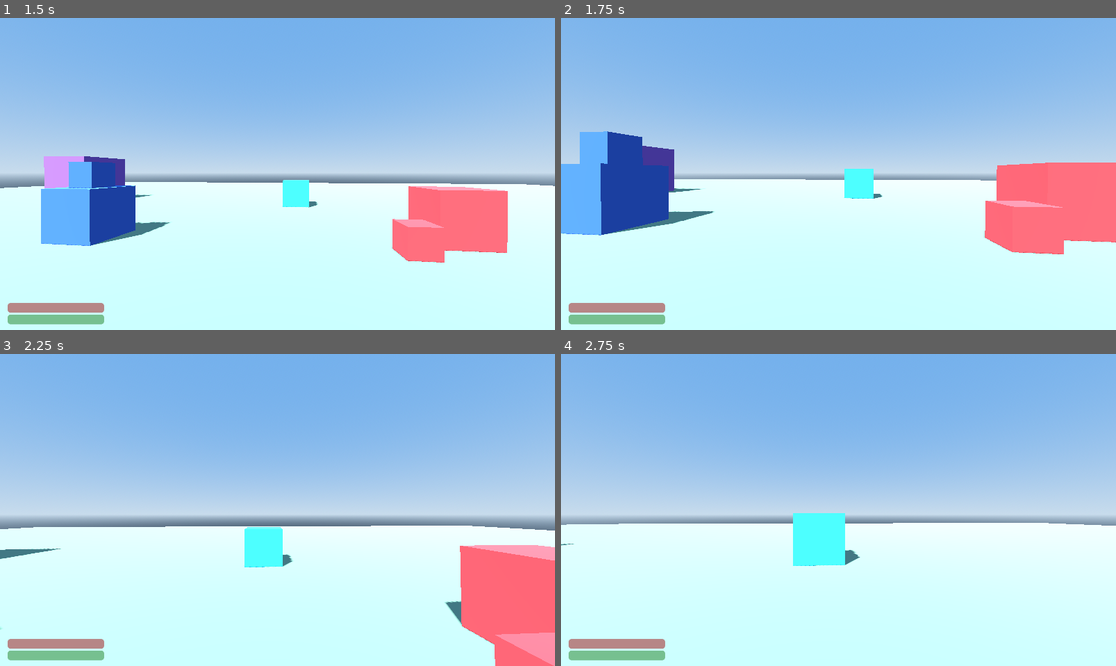
Above: before the commit, frames 1-4 (two rows, left to right).
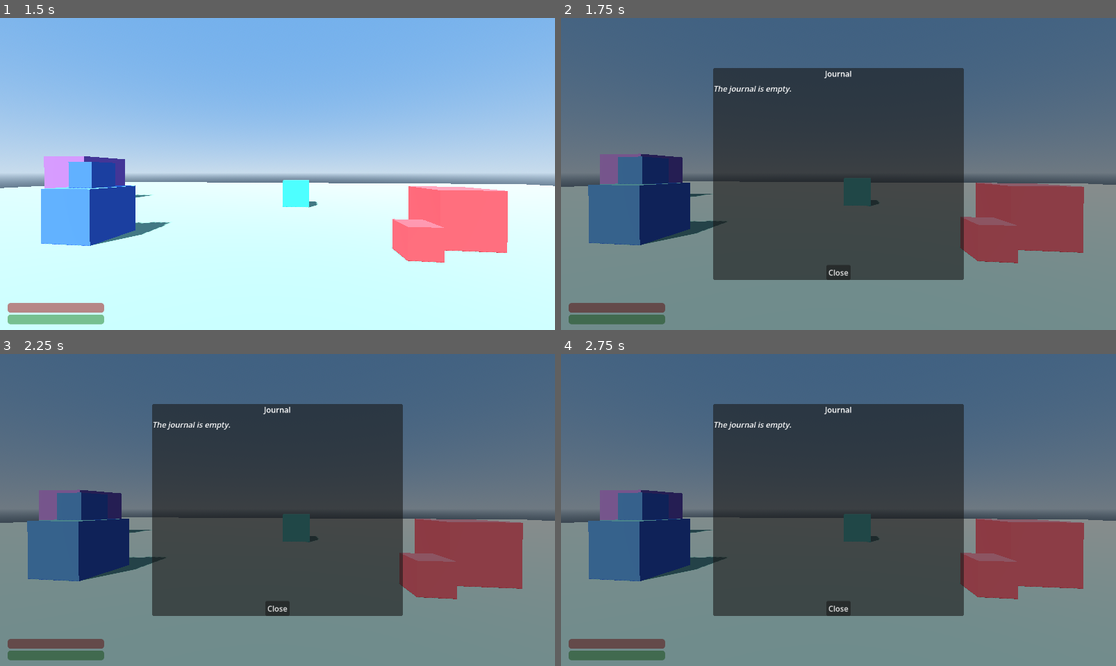
Above: after the commit, the same moments.

Repository: gatorpazz/open-world-game
Game: Godot game, scene res://scenes/main.tscn
Same seed, same stepped clock (60 frames per second), same inputs: the game is played once before the commit and once after it.
Inputs (mouse positions are in pixels of both pictures, inside the frame that each line leads up to):
- Up to frame 1 (1.5 s): tap Enter at 0.5 s; move the mouse to (305, 174) at 0.52 s; press the mouse at (305, 174) at 0.53 s; hold W (move_forward) from 0.53 s (still down); tap Space (jump) at 0.77, 1.07 s; tap E (interact) at 0.8, 1.35 s; move the mouse to (249, 174) at 1.27 s; release the mouse at (249, 174) at 1.28 s; click (249, 174) at 1.42 s
- Up to frame 2 (1.75 s): keep holding W (move_forward); tap Space (jump) at 1.52 s; tap J (journal, bound only after the commit) at 1.55 s
- Up to frame 3 (2.25 s): keep holding W (move_forward); tap Space (jump) at 1.82 s; move the mouse to (288, 503) at 2.02 s; hold J (journal, bound only after the commit) from 2.03 s (still down); click (288, 503) at 2.17 s
- Up to frame 4 (2.75 s): keep holding W (move_forward); keep holding J (journal, bound only after the commit); tap Space (jump) at 2.3 s

Frame 1 is identical in both runs. In frame 2, 100% of the frame differs, in the area x 0-100%, y 0-100%; in frame 3, 100%; in frame 4, 100%.

Commit message:
journal: J-key journal action and JournalPanel reader
Co-Authored-By: Claude Fable 5 <noreply@anthropic.com>

Diff:
--- a/project.godot
+++ b/project.godot
@@ -62,6 +62,11 @@
 , Object(InputEventJoypadMotion,"resource_local_to_scene":false,"resource_name":"","device":-1,"axis":5,"axis_value":1.0,"script":null)
 ]
 }
+journal={
+"deadzone": 0.2,
+"events": [Object(InputEventKey,"resource_local_to_scene":false,"resource_name":"","device":-1,"window_id":0,"alt_pressed":false,"shift_pressed":false,"ctrl_pressed":false,"meta_pressed":false,"pressed":false,"keycode":0,"physical_keycode":74,"key_label":0,"unicode":106,"location":0,"echo":false,"script":null)
+]
+}
 
 [layer_names]
 
--- /dev/null
+++ b/scenes/ui/journal_panel.tscn
@@ -0,0 +1,53 @@
+[gd_scene load_steps=2 format=3]
+
+[ext_resource type="Script" path="res://scripts/ui/journal_panel.gd" id="1_panel"]
+
+[node name="JournalPanel" type="CanvasLayer"]
+process_mode = 3
+script = ExtResource("1_panel")
+
+[node name="Dim" type="ColorRect" parent="."]
+anchors_preset = 15
+anchor_right = 1.0
+anchor_bottom = 1.0
+grow_horizontal = 2
+grow_vertical = 2
+mouse_filter = 0
+color = Color(0, 0, 0, 0.45)
+
+[node name="Panel" type="PanelContainer" parent="Dim"]
+layout_mode = 1
+anchors_preset = 8
+anchor_left = 0.5
+anchor_top = 0.5
+anchor_right = 0.5
+anchor_bottom = 0.5
+offset_left = -260.0
+offset_top = -220.0
+offset_right = 260.0
+offset_bottom = 220.0
+grow_horizontal = 2
+grow_vertical = 2
+
+[node name="Layout" type="VBoxContainer" parent="Dim/Panel"]
+layout_mode = 2
+theme_override_constants/separation = 8
+
+[node name="Title" type="Label" parent="Dim/Panel/Layout"]
+layout_mode = 2
+text = "Journal"
+horizontal_alignment = 1
+
+[node name="Entries" type="RichTextLabel" parent="Dim/Panel/Layout"]
+layout_mode = 2
+size_flags_vertical = 3
+bbcode_enabled = true
+scroll_following = true
+
+[node name="Buttons" type="HBoxContainer" parent="Dim/Panel/Layout"]
+layout_mode = 2
+alignment = 1
+
+[node name="Close" type="Button" parent="Dim/Panel/Layout/Buttons"]
+layout_mode = 2
+text = "Close"
--- a/scripts/player.gd
+++ b/scripts/player.gd
@@ -1,8 +1,10 @@
 class_name Player
 extends CharacterBody3D
 ## First-person player controller: WASD to move, mouse to look, Space to
-## jump, E to interact, LMB to attack (while captured), Esc to release
-## the mouse (click to recapture).
+## jump, E to interact, LMB to attack (while captured), J to read the
+## journal, Esc to release the mouse (click to recapture).
+
+const JOURNAL_PANEL_SCENE := preload("res://scenes/ui/journal_panel.tscn")
 
 @export var speed := 6.0
 @export var jump_velocity := 4.8
@@ -11,6 +13,8 @@
 ## The player's journal (spec 005) — injected identity like the sheet and
 ## inventory; a fresh one is built in _ready only when none was injected.
 var journal: Journal
+
+var _journal_panel: JournalPanel = null
 
 @onready var head: Node3D = $Head
 @onready var detector: InteractionDetector = $Head/Camera3D/InteractionDetector
@@ -38,6 +42,21 @@
 	return speed * inventory_component.get_speed_multiplier()
 
 
+## Opens the journal reader (spec 005). Closing while open is the panel's
+## job — it pauses the tree, so this handler never fires while it is up.
+func open_journal() -> void:
+	if _journal_panel != null:
+		return
+	_journal_panel = JOURNAL_PANEL_SCENE.instantiate()
+	add_child(_journal_panel)
+	_journal_panel.closed.connect(_on_journal_panel_closed)
+	_journal_panel.open(journal)
+
+
+func _on_journal_panel_closed() -> void:
+	_journal_panel = null
+
+
 func _ready() -> void:
 	if journal == null:
 		journal = Journal.new()
@@ -57,6 +76,8 @@
 		detector.try_interact()
 	elif event.is_action_pressed("attack") and Input.mouse_mode == Input.MOUSE_MODE_CAPTURED:
 		combat.try_attack()
+	elif event.is_action_pressed("journal"):
+		open_journal()
 	elif event.is_action_pressed("ui_cancel"):
 		Input.mouse_mode = Input.MOUSE_MODE_VISIBLE
 	elif (
--- /dev/null
+++ b/scripts/ui/journal_panel.gd
@@ -0,0 +1,54 @@
+class_name JournalPanel
+extends CanvasLayer
+## The journal reader (spec 005): chronological entries, oldest first,
+## rendered from JournalEntryDefs resolved by id convention. Pauses the
+## tree like the dialogue panel (scene root is process_mode = ALWAYS, so
+## it keeps processing and J-to-close works while paused). Plain text —
+## keyword markup in journal entries is backlog.
+
+signal closed
+
+const ENTRY_DIR := "res://data/journal"
+
+var _journal: Journal
+
+@onready var entries_label: RichTextLabel = $Dim/Panel/Layout/Entries
+@onready var close_button: Button = $Dim/Panel/Layout/Buttons/Close
+
+
+func _ready() -> void:
+	close_button.pressed.connect(close)
+
+
+func _unhandled_input(event: InputEvent) -> void:
+	if event.is_action_pressed("journal"):
+		close()
+
+
+func open(journal: Journal) -> void:
+	_journal = journal
+	get_tree().paused = true
+	Input.mouse_mode = Input.MOUSE_MODE_VISIBLE
+	_rebuild()
+
+
+func close() -> void:
+	get_tree().paused = false
+	Input.mouse_mode = Input.MOUSE_MODE_CAPTURED
+	closed.emit()
+	queue_free()
+
+
+func _rebuild() -> void:
+	entries_label.clear()
+	if _journal.entries.is_empty():
+		entries_label.append_text("[i]The journal is empty.[/i]")
+		return
+	for index: int in _journal.entries.size():
+		var id := _journal.entries[index]
+		var def := load(ENTRY_DIR.path_join(String(id) + ".tres")) as JournalEntryDef
+		if def == null:
+			# Unreachable with validated data; guard kept for runtime safety.
+			push_warning("journal entry '%s' has no JournalEntryDef" % id)
+			continue
+		entries_label.append_text("[b]Entry %d[/b] — %s\n\n" % [index + 1, def.text])
--- /dev/null
+++ b/tests/scenes/test_journal_panel.gd
@@ -0,0 +1,73 @@
+extends GutTest
+## The journal input action and JournalPanel (spec 005, criterion 8).
+## Panel methods are driven directly; mouse-mode transitions are not
+## asserted (headless runs cannot capture the mouse).
+
+const PLAYER_SCENE := preload("res://scenes/player.tscn")
+
+var _player: Player
+
+
+func before_each() -> void:
+	_player = PLAYER_SCENE.instantiate()
+	add_child_autofree(_player)
+
+
+func after_each() -> void:
+	get_tree().paused = false
+
+
+func test_journal_action_is_mapped() -> void:
+	assert_true(InputMap.has_action(&"journal"), "the journal input action exists")
+
+
+func test_open_shows_entries_in_chronological_order_with_resolved_text() -> void:
+	_player.journal.add_entry(&"heard_of_the_barrow")
+	_player.journal.add_entry(&"hounds_in_the_bog")
+	_player.open_journal()
+	var panel := _player._journal_panel
+	assert_not_null(panel)
+	assert_true(get_tree().paused, "the journal pauses the tree")
+	var text := panel.entries_label.get_parsed_text()
+	assert_string_contains(text, "Entry 1")
+	assert_string_contains(text, "Entry 2")
+	var barrow_at := text.find("an old barrow out in the marsh")
+	var hounds_at := text.find("ranging closer to the village")
+	assert_gt(barrow_at, -1, "first entry's def text is rendered")
+	assert_gt(hounds_at, -1, "second entry's def text is rendered")
+	assert_lt(barrow_at, hounds_at, "entries render in chronological order")
+
+
+func test_empty_journal_shows_placeholder() -> void:
+	_player.open_journal()
+	assert_string_contains(
+		_player._journal_panel.entries_label.get_parsed_text(), "The journal is empty."
+	)
+
+
+func test_close_button_unpauses_and_frees() -> void:
+	_player.open_journal()
+	var panel := _player._journal_panel
+	watch_signals(panel)
+	panel.close()
+	assert_false(get_tree().paused, "close unpauses")
+	assert_signal_emitted(panel, "closed")
+	await wait_process_frames(1)
+	assert_null(_player._journal_panel, "the player forgets the freed panel")
+
+
+func test_journal_action_closes_the_open_panel() -> void:
+	_player.open_journal()
+	var panel := _player._journal_panel
+	var press := InputEventAction.new()
+	press.action = &"journal"
+	press.pressed = true
+	panel._unhandled_input(press)
+	assert_false(get_tree().paused, "pressing J again closes the panel")
+
+
+func test_open_while_open_is_noop() -> void:
+	_player.open_journal()
+	var panel := _player._journal_panel
+	_player.open_journal()
+	assert_eq(_player._journal_panel, panel, "a second open does not stack panels")
Not shown, added: scripts/ui/journal_panel.gd.uid
Not shown, added: tests/scenes/test_journal_panel.gd.uid
